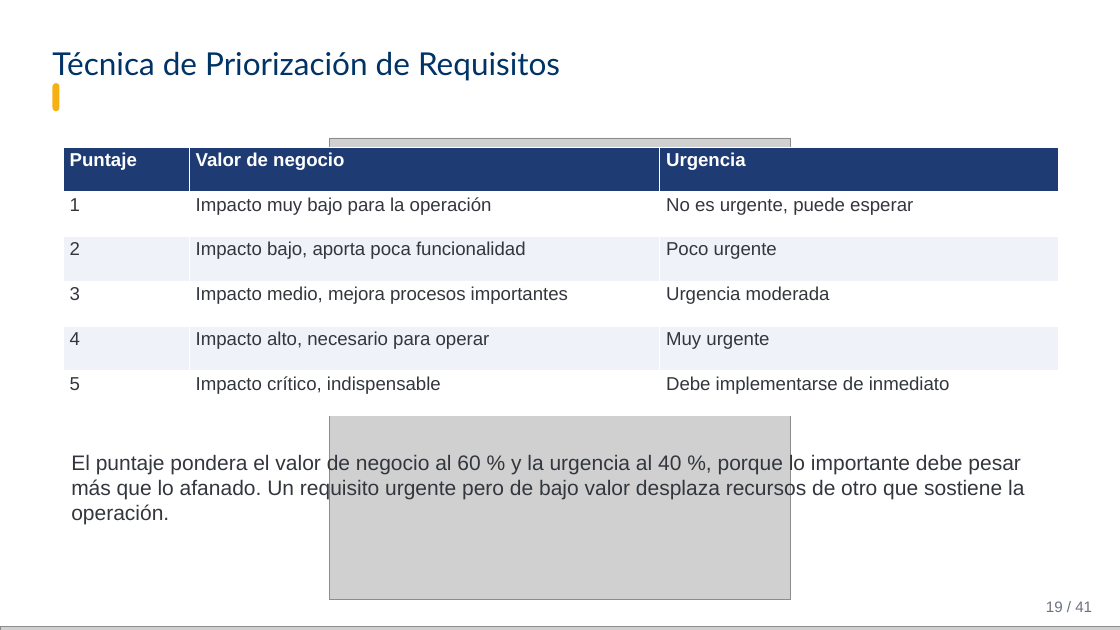
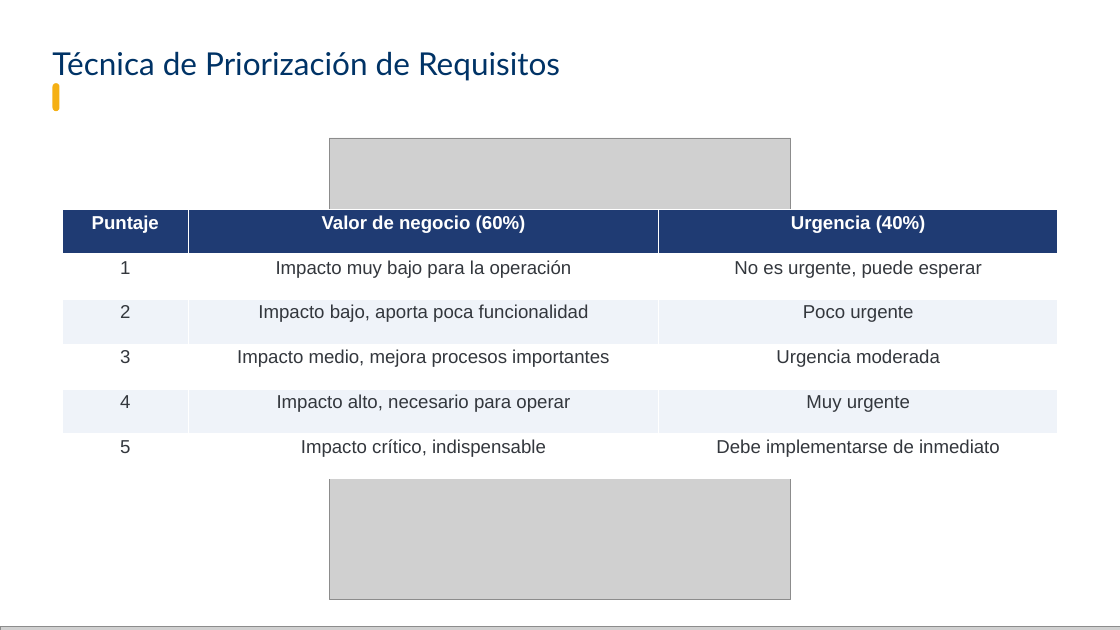
Before and after one commit to Brandonpyjv/Factugest, a slide deck: slide 16 of docs expo/carpeta exposicion/FactuGest - Sustentación.pptx (slide 19 before the commit). Drawn at 1120x630 pixels with LibreOffice and Linux fonts; fonts in the diff are those of the drawing; grey boxes stand for pictures; background and template pictures are left out. Boxes give left, top, right and bottom in pixels: in the first picture for what was removed or moved away, otherwise in the second. Text is boxed around its words. In the diff, an @@ line names an element or a change of style, - is before the commit and + after.

```diff
--- a/docs expo/carpeta exposicion/FactuGest - Sustentación.pptx
+++ b/docs expo/carpeta exposicion/FactuGest - Sustentación.pptx
@@ table at (62,210,1058,479) @@
-row 1, column 2: Valor de negocio
+row 1, column 2: Valor de negocio (60%)
-row 1, column 3: Urgencia
+row 1, column 3: Urgencia (40%)
@@ alignment left to centre @@
@@ table: place and size @@
-table at (63,147,1059,416)
+table at (62,210,1058,479)
@@ text removed at (71,453,1024,525) @@
-El puntaje pondera el valor de negocio al 60 % y la urgencia al 40 %, porque lo importante debe pesar más que lo afanado. Un requisito urgente pero de bajo valor desplaza recursos de otro que sostiene la operación.
@@ text removed at (1046,601,1092,612) @@
-19 / 41
```
Also in this commit, not shown: 35 other slides changed, 2 slides added, 5 slides removed, 10 other files.
